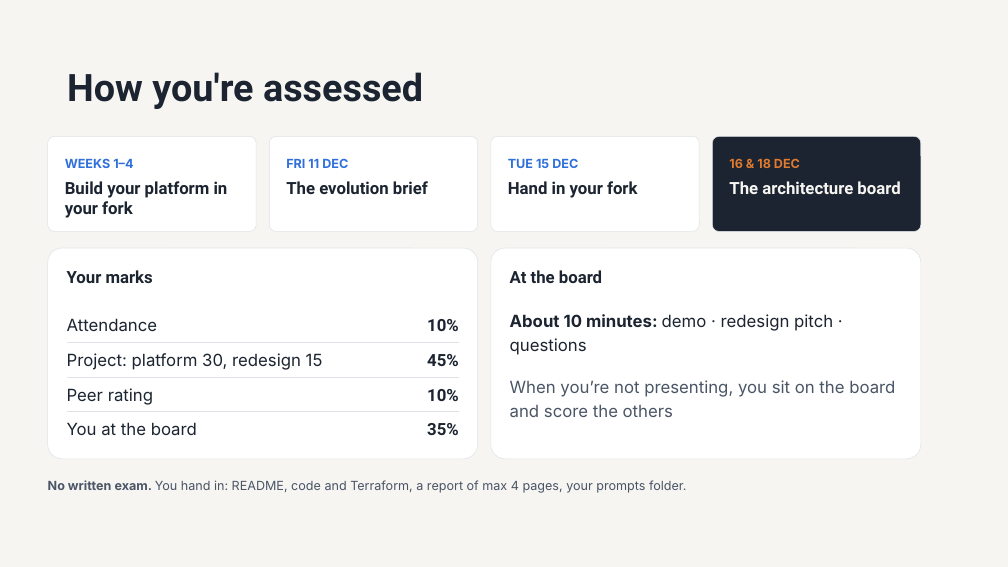
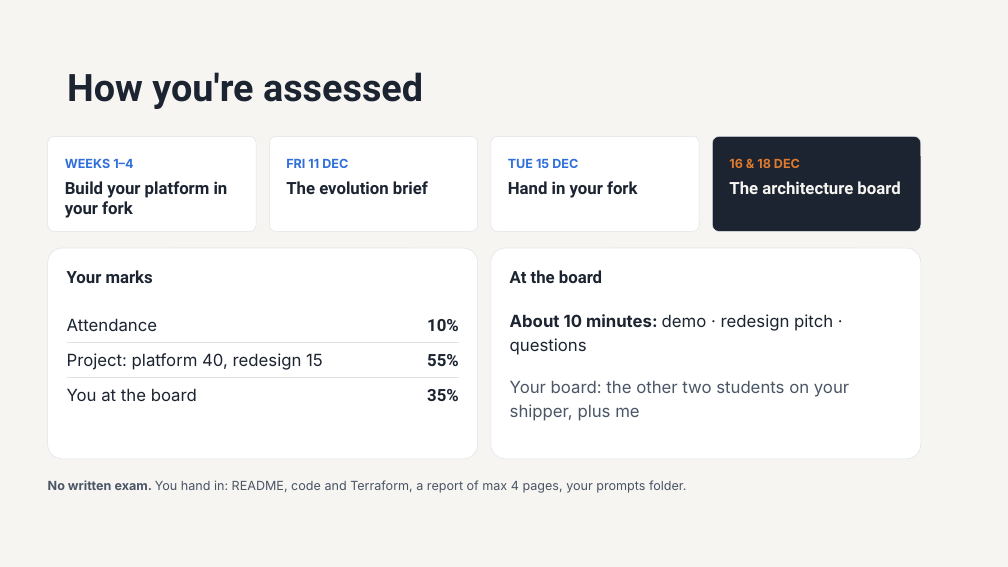
Before and after one commit to 1768SAIKUMAR/cloud-computing-srh, a slide deck: slide 3 of sessions/01-cloud-architecture-and-gcp-fundamentals/slides/session-01-cloud-architecture-and-gcp-fundamentals.pptx. Drawn at 1008x567 pixels with LibreOffice and Linux fonts; fonts in the diff are those of the drawing. Boxes give left, top, right and bottom in pixels: in the first picture for what was removed or moved away, otherwise in the second. Text is boxed around its words. In the diff, an @@ line names an element or a change of style, - is before the commit and + after.

```diff
--- a/sessions/01-cloud-architecture-and-gcp-fundamentals/slides/session-01-cloud-architecture-and-gcp-fundamentals.pptx
+++ b/sessions/01-cloud-architecture-and-gcp-fundamentals/slides/session-01-cloud-architecture-and-gcp-fundamentals.pptx
@@ text at box(67, 353, 323, 370): text changed @@
-Project: platform 30, redesign 15
+Project: platform 40, redesign 15
@@ text at box(427, 354, 459, 366): text changed @@
-45%
+55%
@@ text "You at the board": place and size @@
-text "You at the board" at box(67, 422, 197, 435)
+text "You at the board" at box(67, 388, 197, 401)
@@ text removed at box(67, 388, 153, 405) @@
-Peer rating
@@ text "35%": place and size @@
-text "35%" at box(427, 423, 459, 435)
+text "35%" at box(427, 389, 459, 401)
@@ text removed at box(427, 389, 459, 401) @@
-10%
@@ text at box(510, 381, 849, 421): text changed @@
-When you’re not presenting, you sit on the board and score the others
+Your board: the other two students on your shipper, plus me
@@ line removed from (67, 412) to (459, 412) @@
```
Also in this commit, not shown: 2 other files.
